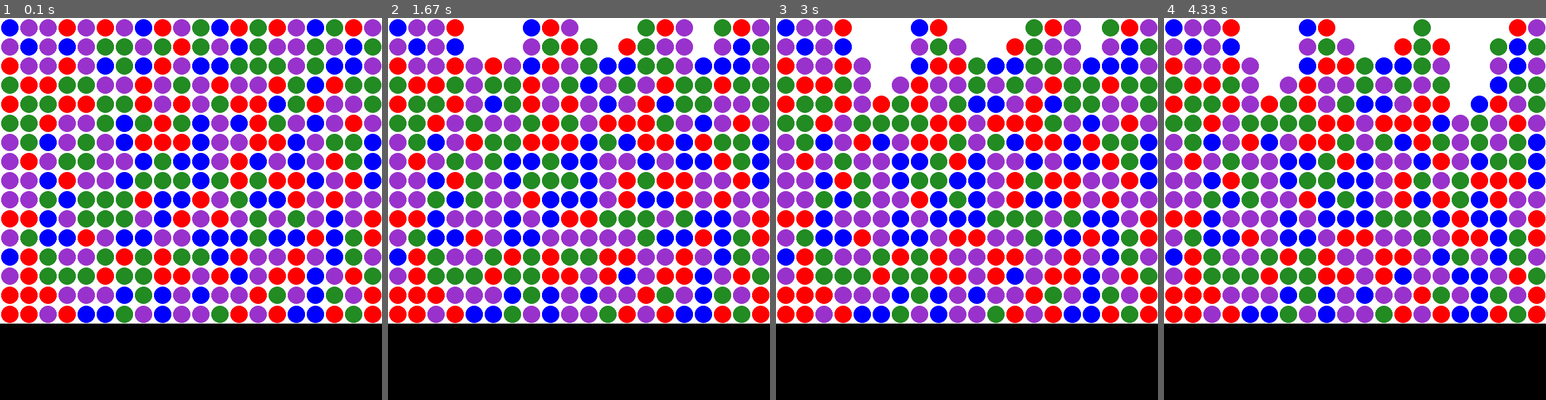
Above: before the commit, frames 1-4 (left to right).
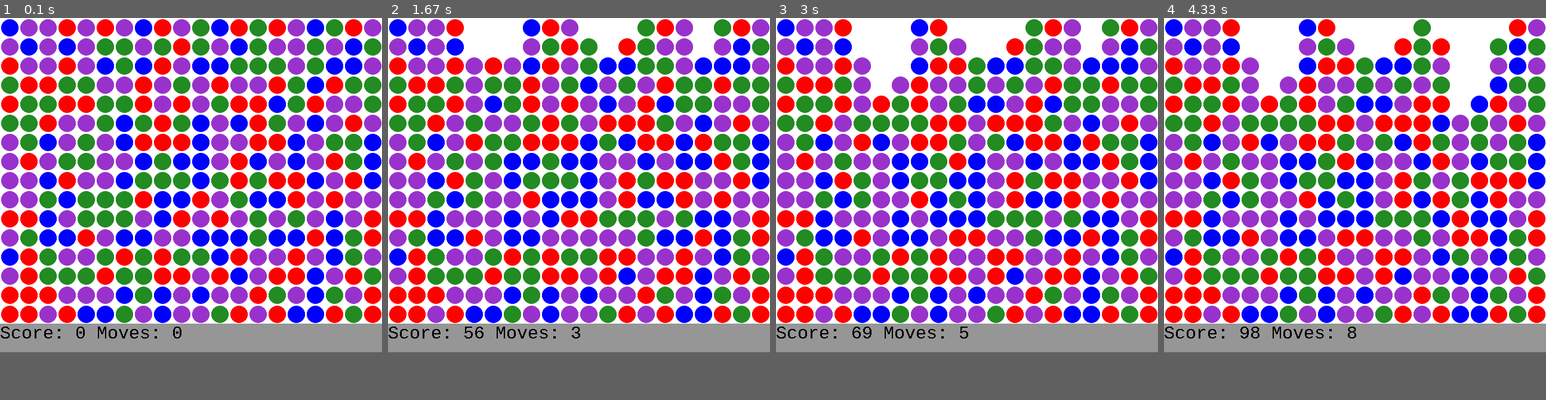
Above: after the commit, the same moments.

Repository: opethe1st/SameGame
Game: pygame game, started from Gui.py
The game is run twice, just before and just after one commit, with the same random seed, the same clock (stepped at 60 frames per second) and the same inputs. The source is Python 2; it was converted automatically to run under Python 3.
Inputs (mouse positions are in pixels of both pictures, inside the frame that each line leads up to):
- Up to frame 1 (0.1 s): no input
- Up to frame 2 (1.67 s): click (701, 197) at 0.38 s; click (487, 212) at 0.83 s; move the mouse to (624, 243) at 1.13 s; click (624, 243) at 1.33 s
- Up to frame 3 (3 s): click (875, 132) at 1.88 s; move the mouse to (970, 251) at 2.23 s; click (970, 251) at 2.47 s; move the mouse to (1066, 270) at 2.83 s
- Up to frame 4 (4.33 s): click (1454, 270) at 3.07 s; move the mouse to (1454, 174) at 3.43 s; click (1454, 174) at 3.67 s; click (1492, 178) at 4.27 s
In our replay, the window is 640x640 before the commit and 640x560 after it. These sizes can differ from the game's own. Grey fills any space a smaller window leaves; there, only what the larger window draws over its background counts as a difference.

The runs differ from the first frame. In frame 1, 7.2% of the frame differs, in the area x 0-100%, y 80-88%; in frame 2, 7.1%; in frame 3, 7.1%; in frame 4, 7.1%.

Commit message:
display score on screen

Diff:
--- a/Gui.py
+++ b/Gui.py
@@ -30,6 +30,7 @@
     for x in range(board.width):
         for y in range(board.height):
             drawCircle(1,(RADIUS+x*DIAMETER,RADIUS+y*DIAMETER), board.balls[x][y].colour)
+    displayscore(board)
 
 def getCircle(board,radius):
     x1,y1 = pygame.mouse.get_pos()
@@ -41,9 +42,18 @@
                 return int((x2-RADIUS)/DIAMETER),int((y2-RADIUS)/DIAMETER)
     return None
 
+def displayscore(board):
+    pygame.draw.rect(screen, (150,150,150), (0,512,640,48), 0)
+    pygame.font.init()
+    myfont = pygame.font.SysFont('monospace', 30)
+    textsurface = myfont.render('Score: %s Moves: %s'%(board.score,board.nmoves), False, (0, 0, 0),(150,150,150)).convert()
+    screen.blit(textsurface,(0,512))
+    pygame.display.update()
+
+
 if __name__ == "__main__":
     pygame.init()
-    screen = pygame.display.set_mode((640,640))
+    screen = pygame.display.set_mode((640,560))
     pygame.display.set_caption('Same!')
     board = Board(width=20,height=16)
     board.initBoard()
